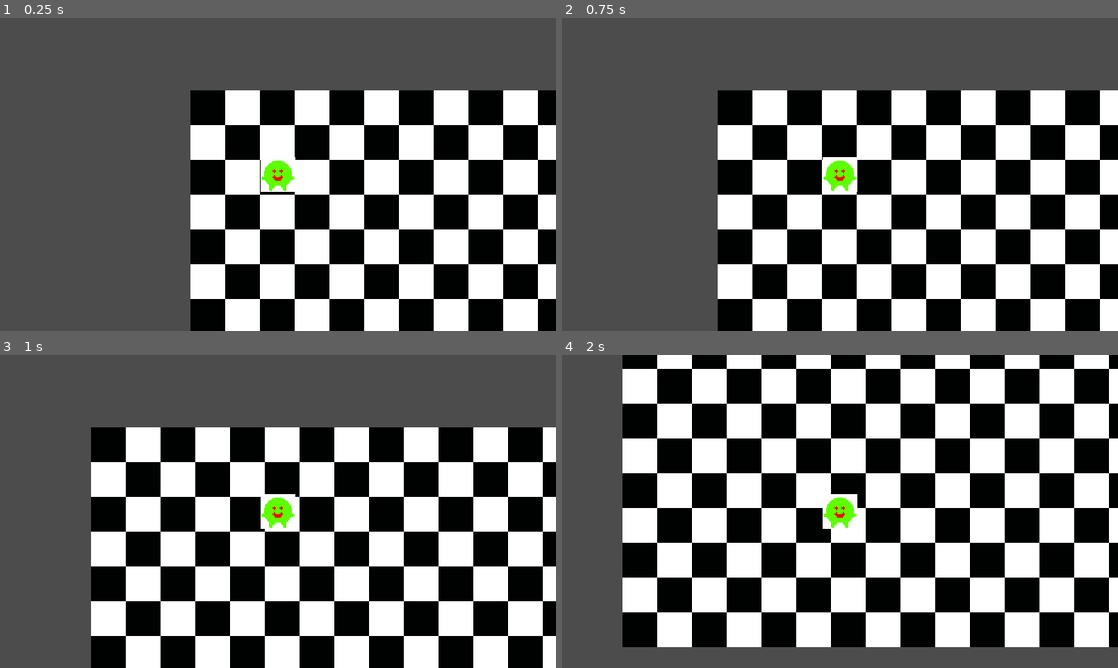
Above: before the commit, frames 1-4 (two rows, left to right).
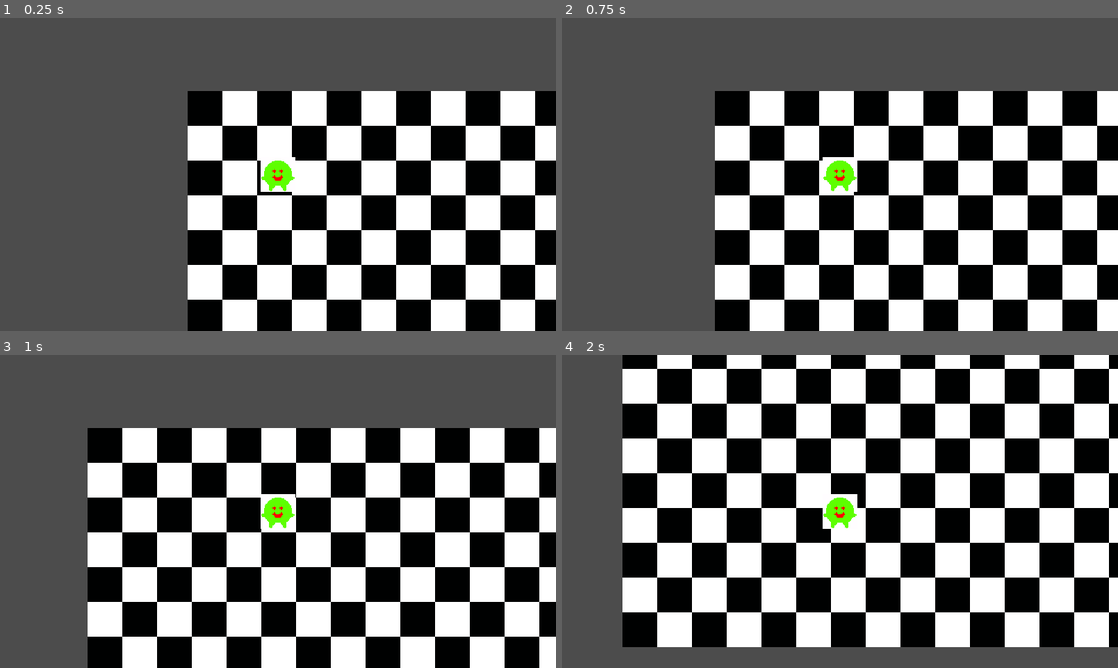
Above: after the commit, the same moments.

Repository: dazzlemon/bizzare
Game: Godot game, scene res://levels/Level.tscn
Two runs of this game, one before a commit and one after it. Both use one fixed random seed, a clock stepped at 60 frames per second and the inputs below.
Inputs:
- Up to frame 1 (0.25 s): no input
- Up to frame 2 (0.75 s): tap Enter at 0.5 s; hold Right (ui_right) from 0.53 s (still down)
- Up to frame 3 (1 s): keep holding Right (ui_right)
- Up to frame 4 (2 s): release Right (ui_right) at 1.28 s; hold Down (ui_down) from 1.28 s (still down)

The runs differ from the first frame. In frame 1, 5.0% of the frame differs, in the area x 33-100%, y 23-100%; in frame 2, 5.5%; in frame 3, 7.7%, in the area x 15-100%, y 23-100%; in frame 4, nothing differs.

Commit message:
refactored player's script

Diff:
--- a/production/bizzare_proj/levels/Level.tscn
+++ b/production/bizzare_proj/levels/Level.tscn
@@ -10,7 +10,7 @@
 texture = ExtResource( 2 )
 
 [node name="player" parent="." instance=ExtResource( 1 )]
-position = Vector2( 100.164, 96.384 )
+position = Vector2( 104, 96 )
 
 [node name="StaticBody2D" type="StaticBody2D" parent="."]
 
--- a/production/bizzare_proj/player/player.gd
+++ b/production/bizzare_proj/player/player.gd
@@ -9,15 +9,19 @@
 func _ready():
 	velocity= Vector2.ZERO
 
-func _physics_process(delta):
+func accelerate(delta, input_vector):
+	return velocity.move_toward(input_vector * MAX_SPEED, ACCEL * delta)
+
+func decelerate(delta):
+	return velocity.move_toward(Vector2.ZERO, DECEL * delta)
+
+func get_input_vector():
 	var input_vector = Vector2.ZERO
 	input_vector.x = Input.get_action_strength("ui_right") - Input.get_action_strength("ui_left")
 	input_vector.y = Input.get_action_strength("ui_down") - Input.get_action_strength("ui_up")
-	input_vector = input_vector.normalized()
+	return input_vector.normalized()
 
-	if input_vector != Vector2.ZERO:
-		velocity = velocity.move_toward(input_vector * MAX_SPEED, ACCEL * delta)
-	else:
-		velocity = velocity.move_toward(Vector2.ZERO, DECEL * delta)
-
+func _physics_process(delta):
+	var input_vector = get_input_vector()
+	velocity = decelerate(delta) if input_vector == Vector2.ZERO else accelerate(delta, input_vector)
 	velocity = move_and_slide(velocity)
